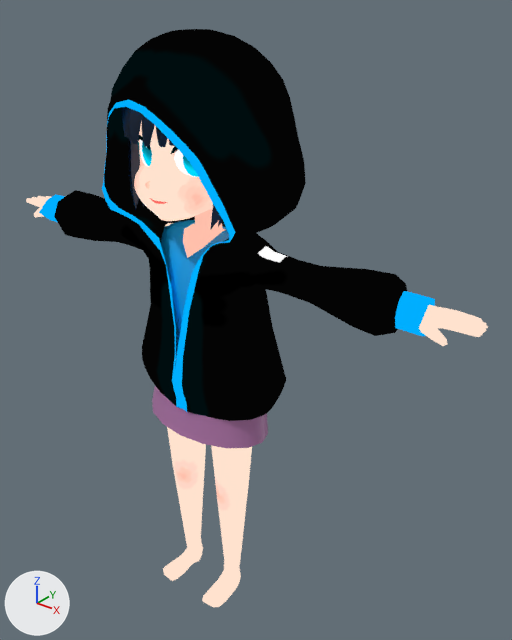
A saved change to the Blender file arch_chan.blend.
Before and after are seen from a camera (50 mm lens) standing at (17.3, -17.7, 5.5) and looking at (1.3, 2.3, -6.8). Arrows for +X, +Y and +Z are at lower left; the lights stay in place.

Objects in the first picture: 'Body', 'Face', 'Hair.Front', 'Inner', 'Parker', 'Skirt'.
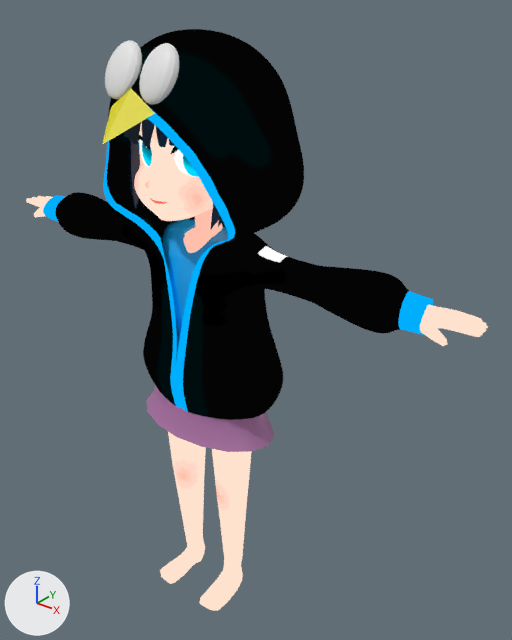
Boxes [x1, y1, x2, y2] around the edits, measured in the pictures (512 x 640 px; the box of a moved part takes in the faces that stretch with it):
'Parker', reshaped, modifiers changed
    before: [39, 29, 435, 421]
    after: [43, 29, 433, 420]
'Body', mesh rescaled
    before: [26, 196, 488, 607]
    after: [26, 196, 488, 611]
'Skirt', reshaped, modifiers changed (11% wider, 10% taller)
    before: [152, 363, 268, 448]
    after: [146, 358, 275, 452]
'Sphere', added
    after: [105, 40, 179, 105]
'Inner', mesh rescaled, reshaped
    before: [161, 220, 229, 356]
    after: [162, 219, 228, 358]
'Cube', added (yellow)
    after: [102, 88, 155, 145]
part 1 of me_cylinder_001, moved or reshaped
    before: [163, 467, 248, 607]
    after: [160, 467, 248, 611]
part 2 of me_cylinder_003, moved or reshaped
    before: [102, 97, 287, 421]
    after: [103, 98, 283, 420]
part 3 of me_cylinder_003, moved or reshaped
    before: [133, 32, 197, 65]
    after: [140, 34, 196, 64]
part 4 of me_cylinder_003, surface changed
    before: [268, 327, 286, 392]
    after: [275, 353, 283, 388]
part 6 of me_cylinder_004, cut back
    before: [161, 220, 227, 343]
    after: [162, 219, 227, 340]

What changed in the scene script:
```text
Add mat_accesserly_mat:
    mat_accesserly_mat = principled_material('Accesserly.Mat')
    mat_accesserly_mat.base_color = (0.8, 0.715, 0.0)  # yellow #e7dc00
Change me_cylinder_001:
    where me_cylinder_001.from_pydata(...)  # 673 vertices, 659 faces; spans x 0.0..11.0, y -1.1..2.2, z -19.7..-3.0
    used by ob_body; location = (0.0, 0.0, 0.0)
    me_cylinder_001 part 1: the whole mesh is scaled about its middle by (1, 1.03, 1)
Change me_cylinder_003:
    used by ob_parker; location = (0.0, 0.0, 0.0)
    remove me_cylinder_003.from_pydata(...)  # 479 vertices, 452 faces; spans x -0.03..9.25, y -2.51..4.69, z -10.05..3.96
    add me_cylinder_003.from_pydata(...)  # 507 vertices, 478 faces; spans x 0.0..9.25, y -2.51..4.69, z -10.07..3.96
    me_cylinder_003 part 2: 92 vertices moved from x -0.03..3.48, y -2.47..3.3, z -10.05..1.76 to x 0.0..3.43, y -2.47..3.31, z -10.07..1.75; 4 vertices removed from x 1.02..2.23, y -0.7..2.83, z -7.61; 32 vertices added at x 0.0..2.84, y -1.1..3.18, z -8.18..-6.45
    me_cylinder_003 part 3: 3 vertices moved from x 0.29..0.79, y -0.86..-0.63, z 3.49..3.55 to x 0.29..0.79, y -0.86..-0.63, z 3.55..3.59
    me_cylinder_003 part 4: 5 kept faces spanning x 0.0..3.43, y 0.17..2.9, z -8.71..-6.52 get new texture (UV) coordinates
Change me_cylinder_002:
    used by ob_skirt; location = (0.0, 0.0, 0.0)
    remove me_cylinder_002.from_pydata(...)  # 48 vertices, 32 faces; spans x -2.94..2.91, y -0.97..2.41, z -11.2..-8.07
    add me_cylinder_002.from_pydata(...)  # 96 vertices, 80 faces; spans x -3.25..3.21, y -1.15..2.59, z -11.2..-8.07
    me_cylinder_002 part 5
    5 vertices are removed from x -1.02..2.65, y -0.47..2.4, z -9.43
    32 faces are deleted
    21 vertices move from x -2.94..2.91, y -0.97..2.41, z -11.2..-8.07 to x -3.25..3.21, y -1.15..2.59, z -11.2..-8.07
    53 vertices are added at x -2.85..2.83, y -0.93..2.45, z -10.64..-8.75
    80 new faces join them
Change me_cylinder_004:
    used by ob_inner; location = (0.0, 0.0, 0.0)
    remove me_cylinder_004.from_pydata(...)  # 188 vertices, 150 faces, 16 loose edges; spans x 0.0..2.41, y -0.82..2.25, z -8.71..-2.8
    add me_cylinder_004.from_pydata(...)  # 120 vertices, 100 faces; spans x 0.0..2.36, y -0.82..2.25, z -8.23..-2.8
    me_cylinder_004 part 6
    85 vertices are removed from x 0.0..2.41, y -0.59..1.94, z -8.71..-2.82
    98 faces are deleted
    16 loose edges are deleted
    16 vertices move from x 0.62..2.24, y -0.02..1.85, z -5.81..-2.96 to x 0.63..2.35, y -0.02..1.89, z -4.86..-2.96
    17 vertices are added at x 0.0..2.36, y -0.08..1.72, z -4.86..-2.87
    48 new faces join them
Add me_sphere:
    me_sphere.from_pydata(...)  # 242 vertices, 256 faces; spans x 0.09..1.53, y -2.3..-1.27, z 1.99..3.69
Add me_cube_001:
    me_cube_001.from_pydata([(0.0, -3.57, 0.89), (-1.0, -2.24, 1.75), (1.0, -2.24, 1.75), (0.0, -2.24, 1.25), (0.0, -2.24, 2.41)], [], [(2, 0, 3), (3, 4, 2), (1, 3, 0), (4, 1, 0), (1, 4, 3), (2, 4, 0)])
    me_cube_001.materials.append(mat_accesserly_mat)  # yellow #e7dc00
Change ob_parker:
    add _m = ob_parker.modifiers.new('Solidify', 'SOLIDIFY')
    add _m.thickness = 0.05
    add _m = ob_parker.modifiers.new('Subdivision', 'SUBSURF')
Change ob_skirt:
    add _m = ob_skirt.modifiers.new('Solidify', 'SOLIDIFY')
    add _m.thickness = 0.05
Add ob_sphere:
    ob_sphere = bpy.data.objects.new('Sphere', me_sphere)
    ob_sphere.location = (0.0, 0.0, 0.0)
    _m = ob_sphere.modifiers.new('Mirror', 'MIRROR')
Add ob_cube:
    ob_cube = bpy.data.objects.new('Cube', me_cube_001)
    ob_cube.location = (0.0, 0.0, 0.0)
```
